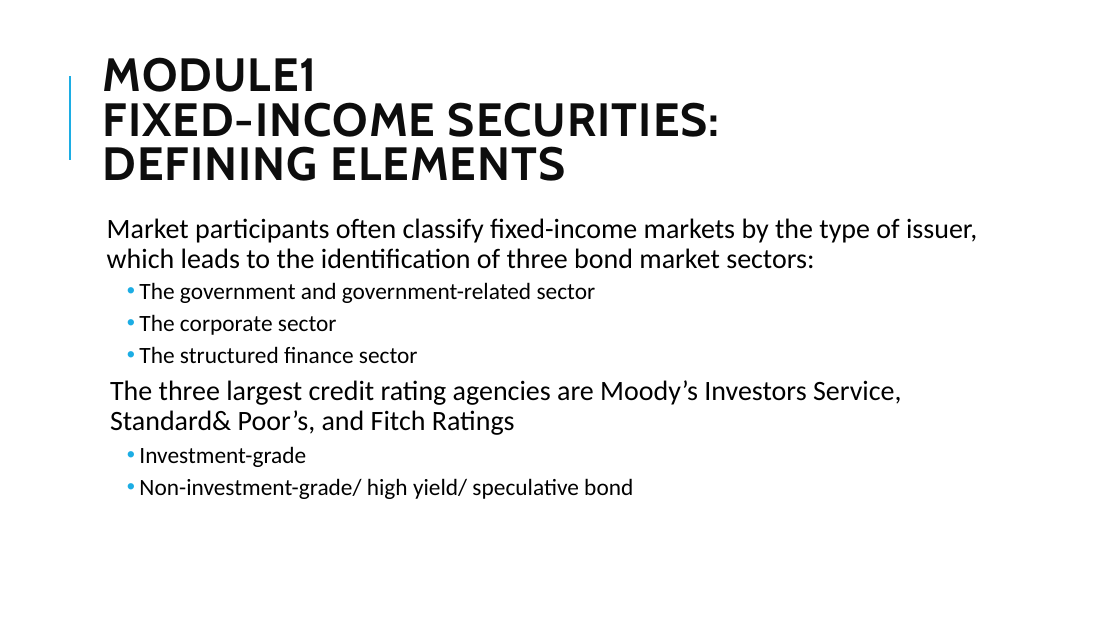
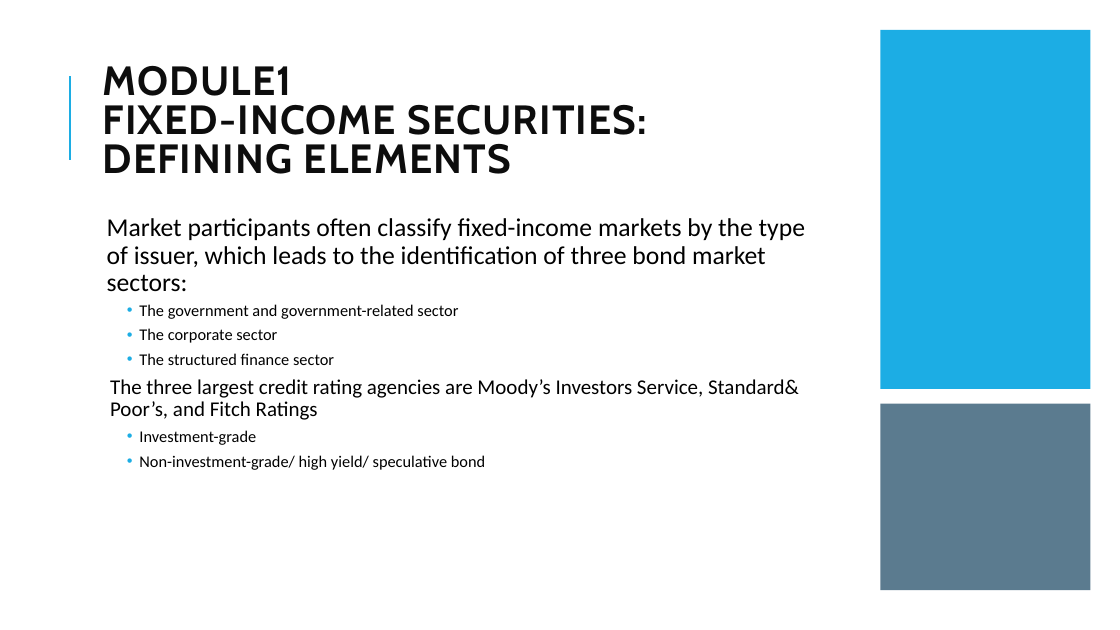
Before and after one commit to Isco0530/data, a slide deck: slide 4 of Fixed Income.pptx. Drawn at 1120x630 pixels with LibreOffice and Linux fonts; fonts in the diff are those of the drawing. Boxes give left, top, right and bottom in pixels: in the first picture for what was removed or moved away, otherwise in the second. Text is boxed around its words. In the diff, an @@ line names an element or a change of style, - is before the commit and + after.

```diff
--- a/Fixed Income.pptx
+++ b/Fixed Income.pptx
@@ title "MODULE1 FIXED-INCOME SECURITIES: DEFINING ELEMENTS" at bbox=[102, 66, 647, 174]: size 40 to 35 pt @@
@@ rectangle added at bbox=[881, 30, 1091, 389], fill #1CADE4 @@
@@ text "Market participants often classify fixed-income ..." at bbox=[107, 218, 805, 470]: size 24 to 22 pt in "Market participants often classify fixed-income markets by ..."; size 20 to 14 pt in "The government and government-related sector", "The corporate sector", "The structured finance sector", "Investment-grade" and 1 more places; size 24 to 18 pt in "The three largest credit rating agencies are ..." @@
@@ rectangle added at bbox=[881, 404, 1091, 591], fill #335B74 at 80% opacity @@
```
Also in this commit, not shown: 7 other slides changed, 2 slides added, 1 other file.
